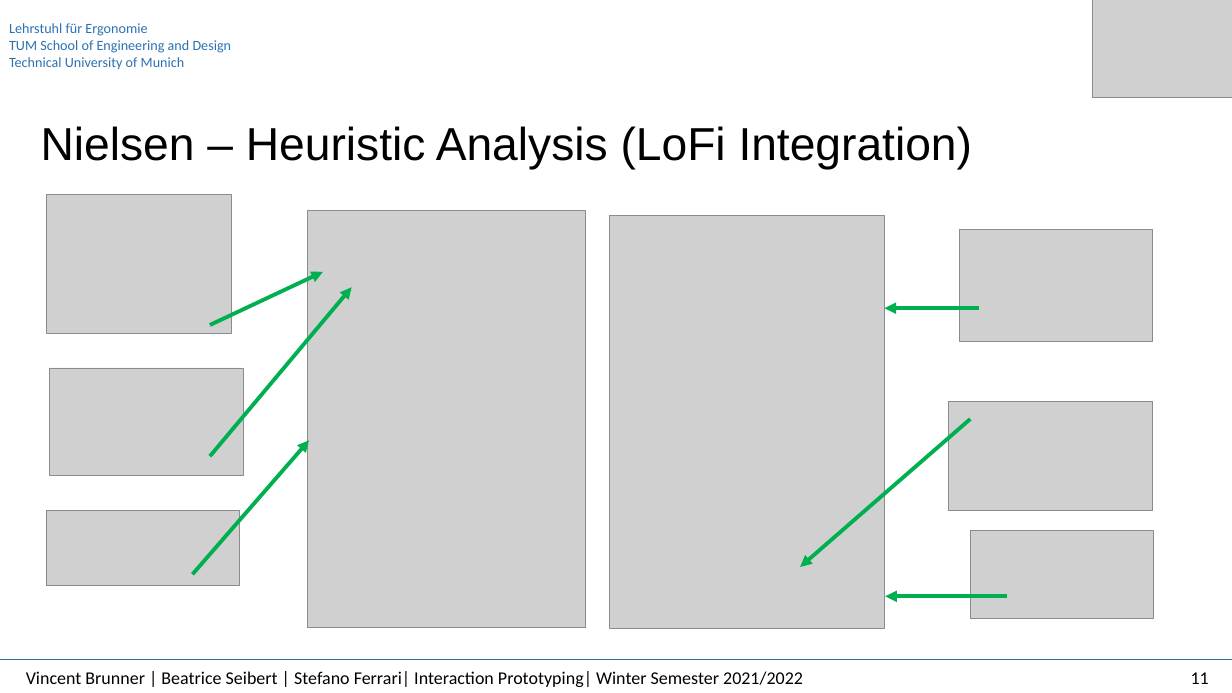
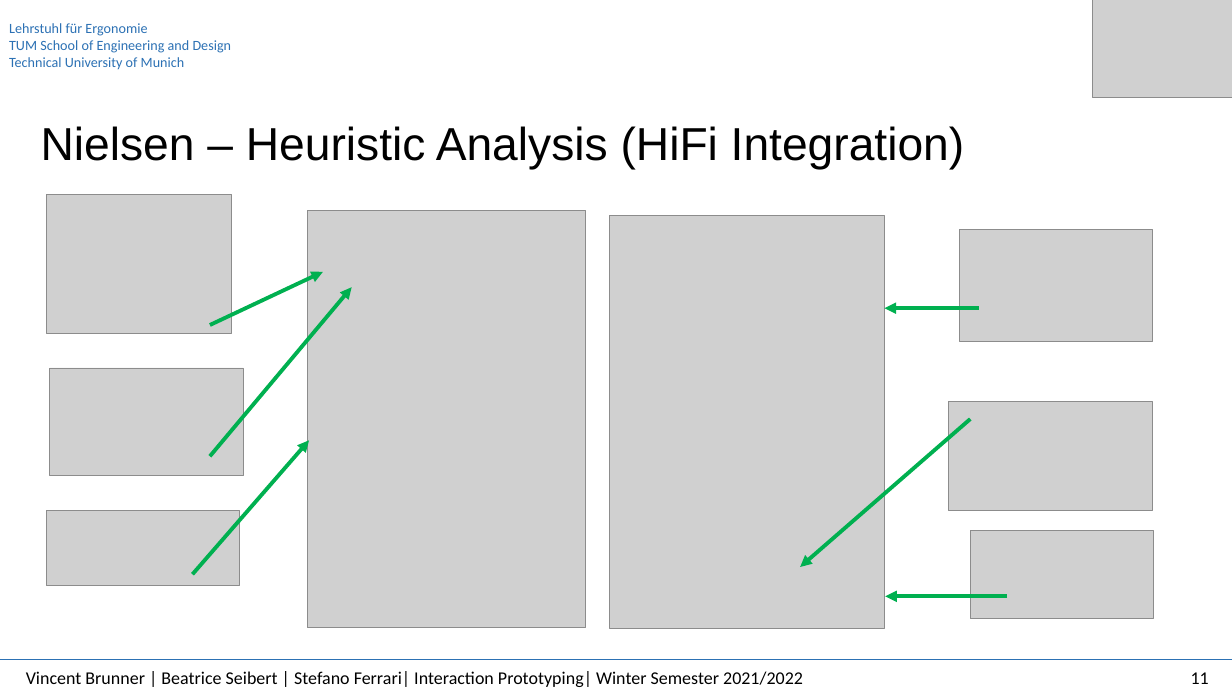
Before and after one commit to InteractionPrototyping/WS2022_RollingPenguins, a slide deck: slide 12 of iteration-2/analysis/Usability Requirements & Heuristics Analysis.pptx. Drawn at 1232x693 pixels with LibreOffice and Linux fonts; fonts in the diff are those of the drawing; grey boxes stand for pictures. Boxes give left, top, right and bottom in pixels: in the first picture for what was removed or moved away, otherwise in the second. Text is boxed around its words. In the diff, an @@ line names an element or a change of style, - is before the commit and + after.

```diff
--- a/iteration-2/analysis/Usability Requirements & Heuristics Analysis.pptx
+++ b/iteration-2/analysis/Usability Requirements & Heuristics Analysis.pptx
@@ text at [41,126,965,170]: text changed @@
-Nielsen – Heuristic Analysis (LoFi Integration)
+Nielsen – Heuristic Analysis (HiFi Integration)
```
Also in this commit, not shown: 7 other slides changed.
